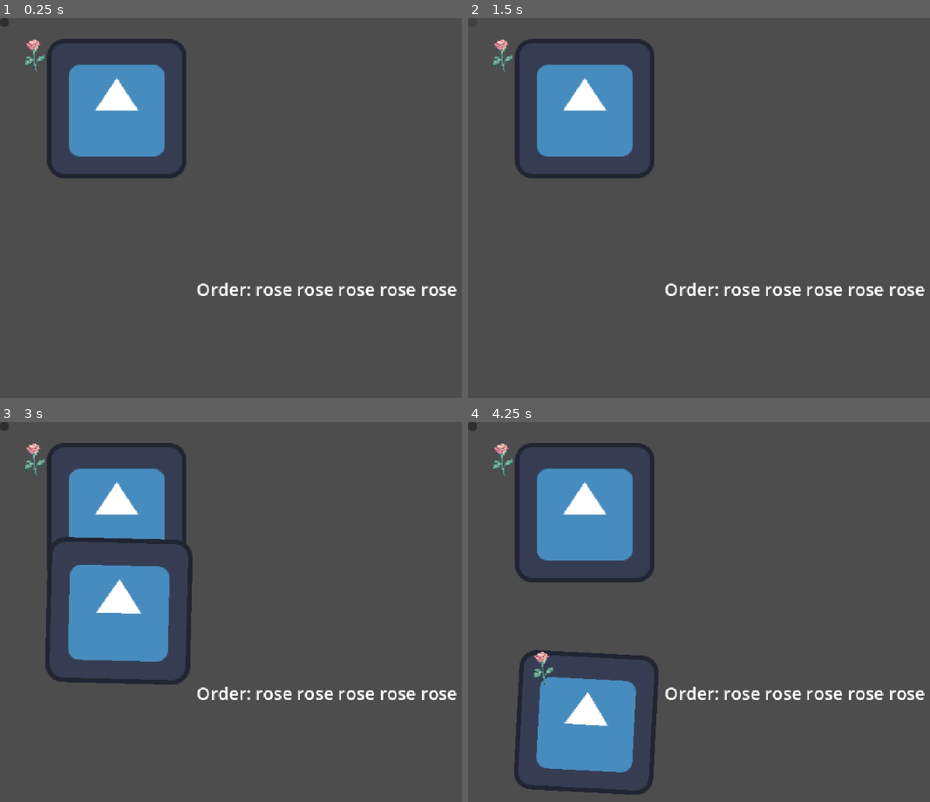
Above: before the commit, frames 1-4 (two rows, left to right).
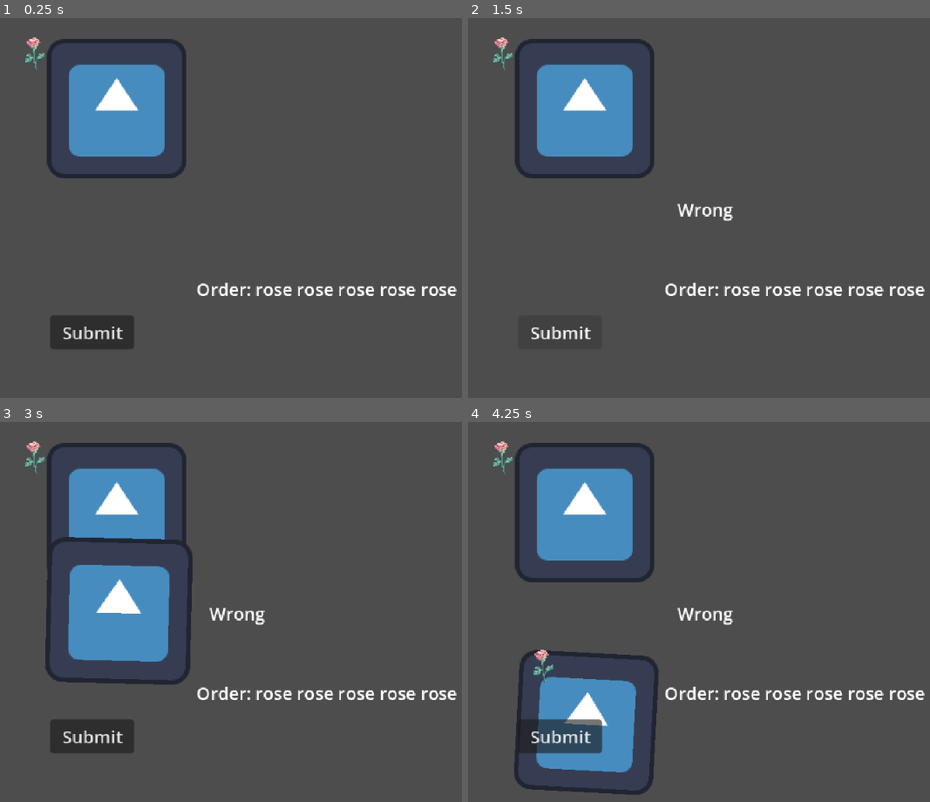
Above: after the commit, the same moments.

Repository: GoodGuyNoone/comfy-jam-spring-2026
Game: Godot game, scene res://scenes/main.tscn
The game is run twice, just before and just after one commit, with the same random seed, the same clock (stepped at 60 frames per second) and the same inputs. The engine's default icon, where the game draws it, is replaced by a stand-in: a white triangle on a blue panel in a dark square.
Inputs (mouse positions are in pixels of both pictures, inside the frame that each line leads up to; where the layout moved, square brackets give the same spot in the first picture):
- Up to frame 1 (0.25 s): no input
- Up to frame 2 (1.5 s): click (560, 333) [472, 21] at 0.5 s; click (560, 333) [472, 21] at 1.25 s
- Up to frame 3 (3 s): click (92, 737) [4, 425] at 2 s; tap Enter at 2.75 s; move the mouse to (55, 460) at 2.77 s; click (55, 460) at 2.92 s
- Up to frame 4 (4.25 s): move the mouse to (504, 460) at 3.52 s; click (504, 460) at 3.67 s

The runs differ from the first frame. In frame 1, 1.7% of the frame differs, in the area x 0-29%, y 0-88%; in frame 2, 0.6%; in frame 3, 1.9%; in frame 4, 2.1%, in the area x 0-58%, y 0-88%.

Commit message:
added verification and submit logic

Diff:
--- a/project.godot
+++ b/project.godot
@@ -21,7 +21,7 @@
 window/size/viewport_height=360
 window/size/borderless=true
 window/size/maximize_disabled=true
-window/size/window_width_override=1280
+window/size/window_width_override=1080
 window/size/window_height_override=720
 window/stretch/mode="canvas_items"
 
--- a/scenes/Flower.tscn
+++ b/scenes/Flower.tscn
@@ -1,6 +1,5 @@
 [gd_scene format=3 uid="uid://c6m51ugl7vqsq"]
 
-[ext_resource type="Texture2D" uid="uid://s3dgee5vtutx" path="res://assets/aseprite/flowers/Rose.png" id="1_n3sah"]
 [ext_resource type="Script" uid="uid://yg5ngc3a7fg4" path="res://scripts/Flower.gd" id="1_sae6b"]
 
 [sub_resource type="RectangleShape2D" id="RectangleShape2D_sae6b"]
@@ -12,7 +11,6 @@
 [node name="Sprite2D" type="Sprite2D" parent="." unique_id=553002955]
 texture_filter = 1
 position = Vector2(0, -16)
-texture = ExtResource("1_n3sah")
 centered = false
 offset = Vector2(-10, -16)
 
--- /dev/null
+++ b/scenes/game_manager.gd
@@ -0,0 +1,11 @@
+extends Node2D
+
+
+# Called when the node enters the scene tree for the first time.
+func _ready() -> void:
+	pass # Replace with function body.
+
+
+# Called every frame. 'delta' is the elapsed time since the previous frame.
+func _process(delta: float) -> void:
+	pass
--- a/scenes/main.tscn
+++ b/scenes/main.tscn
@@ -54,8 +54,12 @@
 [node name="UI" type="CanvasLayer" parent="." unique_id=1373638070]
 
 [node name="SubmitButton" type="Button" parent="UI" unique_id=815645266]
-offset_right = 8.0
-offset_bottom = 8.0
+offset_left = 46.0
+offset_top = 273.0
+offset_right = 123.0
+offset_bottom = 297.0
+text = "Submit
+"
 
 [node name="GameManager" type="Node2D" parent="." unique_id=483342966]
 script = ExtResource("4_nxtc6")
@@ -68,3 +72,9 @@
 offset_top = 237.0
 offset_right = 220.0
 offset_bottom = 260.0
+
+[node name="FeedbackLabel" type="Label" parent="." unique_id=2029746365]
+offset_left = 192.0
+offset_top = 164.0
+offset_right = 232.0
+offset_bottom = 187.0
--- a/scripts/GameManager.gd
+++ b/scripts/GameManager.gd
@@ -11,20 +11,28 @@
 @onready var vase = $'../Vase'
 @onready var moving_flowers = $'../MovingFlowers'
 @onready var test_label: Label = $'../TestLabel'
+@onready var feedback_label: Label = $'../FeedbackLabel'
+@onready var submit_button: Button = $'../UI/SubmitButton'
+
 
 var is_animating: bool = false
 var current_order: Array[StringName] = []
+
 
 func _ready() -> void:
 	randomize()
 	start_round()
 	flower_stand.flower_selected.connect(_on_flower_selected)
+	submit_button.pressed.connect(_on_submit_pressed)
+
 
 func start_round():
 	current_order = generate_order(5)
 	print("New order:", current_order)
 	vase.clear_vase()
 	update_receipt_ui()
+	# feedback_label.text = ""
+
 
 func _on_flower_selected(flower_id: String, flower_texture: Texture2D, start_global_position: Vector2) -> void:
 	if is_animating:
@@ -56,6 +64,22 @@
 	vase.finalize_flower(flower_instance, flower_id)
 	is_animating = false
 
+
+func _on_submit_pressed() -> void:
+	if is_animating:
+		return
+
+	print("Order: ", current_order)
+	print("Bouquet: ", vase.get_flowers())
+	print("Valid: ", is_bouquet_correct())
+
+	if is_bouquet_correct():
+		feedback_label.text = "Correct"
+		start_round()
+	else:
+		feedback_label.text = "Wrong"
+
+
 func generate_order(count: int = 5) -> Array[StringName]:
 	var order: Array[StringName] = []
 
@@ -65,6 +89,7 @@
 
 	return order
 
+
 func update_receipt_ui():
 	var text := "Order: "
 
@@ -72,3 +97,23 @@
 		text += flower + " "
 
 	test_label.text = text
+
+
+func get_flower_counts(flowers: Array[StringName]) -> Dictionary:
+	var counts := {}
+
+	for flower in flowers:
+		if not counts.has(flower):
+			counts[flower] = 0
+		counts[flower] += 1
+
+	return counts
+
+
+func is_bouquet_correct() -> bool:
+	var bouquet: Array[StringName] = vase.get_flowers()
+
+	if bouquet.size() != current_order.size():
+		return false
+
+	return get_flower_counts(bouquet) == get_flower_counts(current_order)
Binary file changed: assets/aseprite/flowers/Rose.png
Binary file changed: assets/aseprite/flowers/rose.aseprite
Not shown, added: scenes/game_manager.gd.uid
